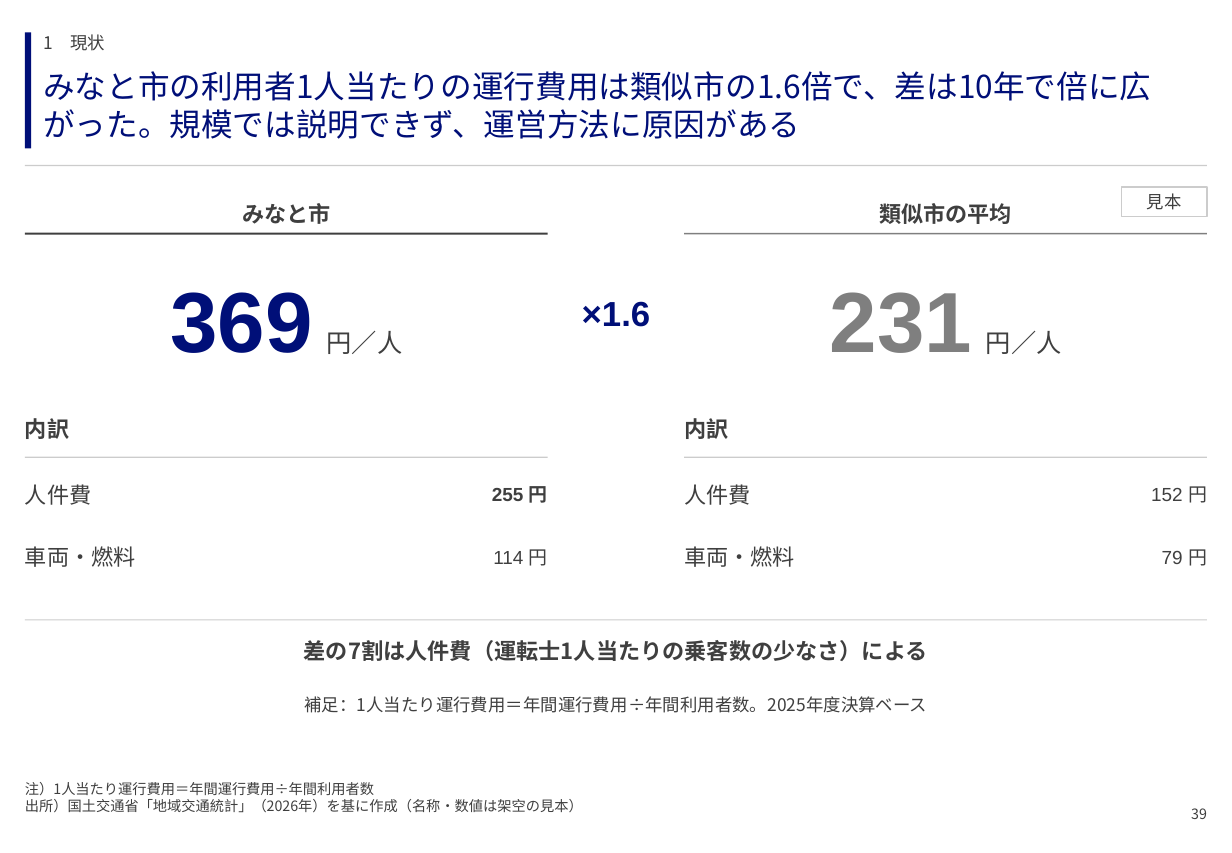
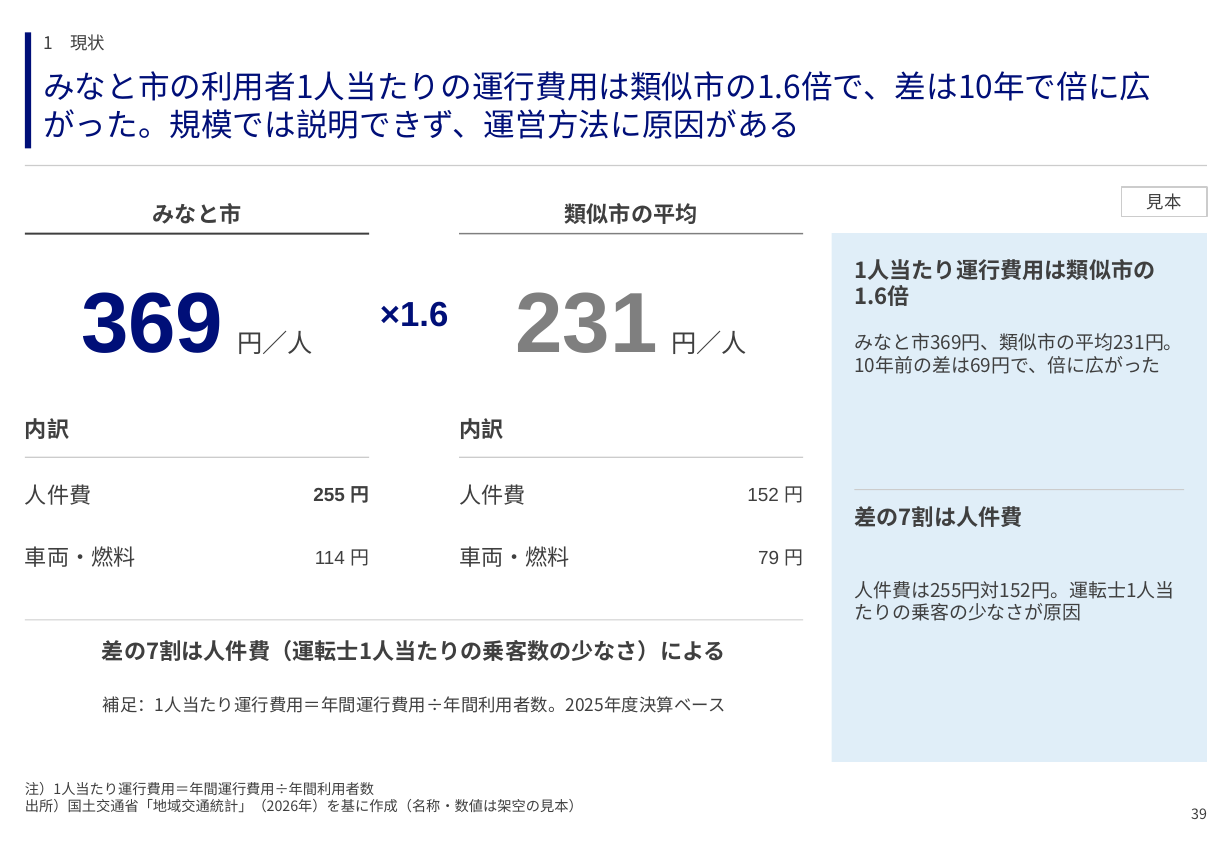
Before and after one commit to GontaHH/slide_builder, a slide deck: slide 39 of patterns/pattern-deck.pptx. Drawn at 1232x853 pixels with LibreOffice and Linux fonts; fonts in the diff are those of the drawing. Boxes give left, top, right and bottom in pixels: in the first picture for what was removed or moved away, otherwise in the second. Text is boxed around its words. In the diff, an @@ line names an element or a change of style, - is before the commit and + after.

```diff
--- a/patterns/pattern-deck.pptx
+++ b/patterns/pattern-deck.pptx
@@ text "みなと市": place and size @@
-text "みなと市" at box(242, 203, 331, 224)
+text "みなと市" at box(153, 203, 242, 224)
@@ text "類似市の平均": place and size @@
-text "類似市の平均" at box(879, 203, 1012, 224)
+text "類似市の平均" at box(565, 203, 698, 224)
@@ line moved from (25, 233) - (548, 233) to (25, 233) - (370, 233) @@
@@ line moved from (685, 233) - (1207, 233) to (460, 233) - (803, 233) @@
@@ rectangle added at box(832, 233, 1207, 762), fill #E0EEF8 @@
@@ text "369 円／人": place and size @@
-text "369 円／人" at box(170, 292, 403, 354)
+text "369 円／人" at box(81, 292, 313, 354)
@@ text "231 円／人": place and size @@
-text "231 円／人" at box(830, 292, 1062, 354)
+text "231 円／人" at box(515, 292, 747, 354)
@@ text "×1.6": place and size @@
-text "×1.6" at box(582, 301, 650, 327)
+text "×1.6" at box(380, 301, 448, 327)
@@ text added at box(854, 285, 909, 306), 14 pt, text #3F3F3F, bold @@
+1人当たり運行費用は類似市の1.6倍
@@ text added at box(854, 333, 1182, 374), 12 pt, text #3F3F3F @@
+みなと市369円、類似市の平均231円。10年前の差は69円で、倍に広がった
@@ text "内訳": place and size @@
-text "内訳" at box(684, 418, 728, 439)
+text "内訳" at box(459, 418, 503, 439)
@@ line moved from (25, 457) - (548, 457) to (25, 457) - (370, 457) @@
@@ text "255 円": place and size @@
-text "255 円" at box(492, 486, 548, 503)
+text "255 円" at box(313, 486, 369, 503)
@@ text "人件費": place and size @@
-text "人件費" at box(684, 484, 750, 505)
+text "人件費" at box(459, 484, 525, 505)
@@ line moved from (685, 457) - (1207, 457) to (460, 457) - (803, 457) @@
@@ text "152 円": place and size @@
-text "152 円" at box(1151, 486, 1207, 503)
+text "152 円" at box(747, 486, 803, 503)
@@ line added from (854, 489) to (1184, 489), #CCCCCC 0.75 pt @@
@@ text added at box(854, 506, 1022, 527), 14 pt, text #3F3F3F, bold @@
+差の7割は人件費
@@ text "114 円": place and size @@
-text "114 円" at box(493, 549, 548, 566)
+text "114 円" at box(315, 549, 369, 566)
@@ text "車両・燃料": place and size @@
-text "車両・燃料" at box(684, 546, 795, 567)
+text "車両・燃料" at box(459, 546, 570, 567)
@@ text "79 円": place and size @@
-text "79 円" at box(1162, 549, 1207, 566)
+text "79 円" at box(758, 549, 803, 566)
@@ text added at box(854, 581, 1174, 599), 12 pt, text #3F3F3F @@
+人件費は255円対152円。運転士1人当たりの乗客の少なさが原因
@@ line moved from (25, 620) - (1207, 620) to (25, 620) - (803, 620) @@
@@ text "差の7割は人件費（運転士1人当たりの乗客数の少なさ）による": place and size @@
-text "差の7割は人件費（運転士1人当たりの乗客数の少なさ）による" at box(304, 640, 928, 661)
+text "差の7割は人件費（運転士1人当たりの乗客数の少なさ）による" at box(102, 640, 726, 661)
@@ text "補足：1人当たり運行費用＝年間運行費用÷年間利用者数。2025年度決算ベース": place and size @@
-text "補足：1人当たり運行費用＝年間運行費用÷年間利用者数。2025年度決算ベース" at box(305, 696, 928, 713)
+text "補足：1人当たり運行費用＝年間運行費用÷年間利用者数。2025年度決算ベース" at box(103, 696, 726, 713)
```
Also in this commit, not shown: 9 other slides changed, 1 other file.
